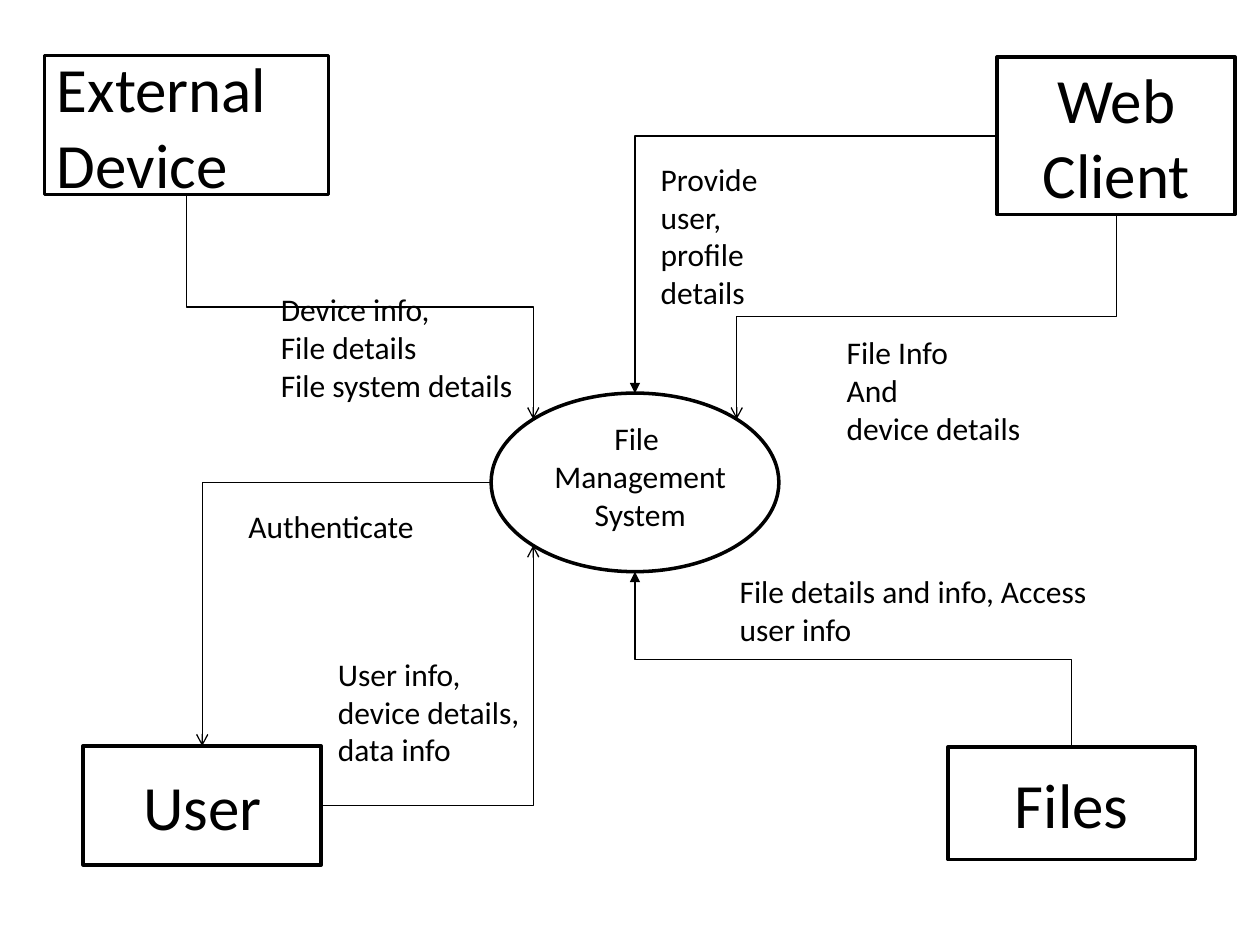
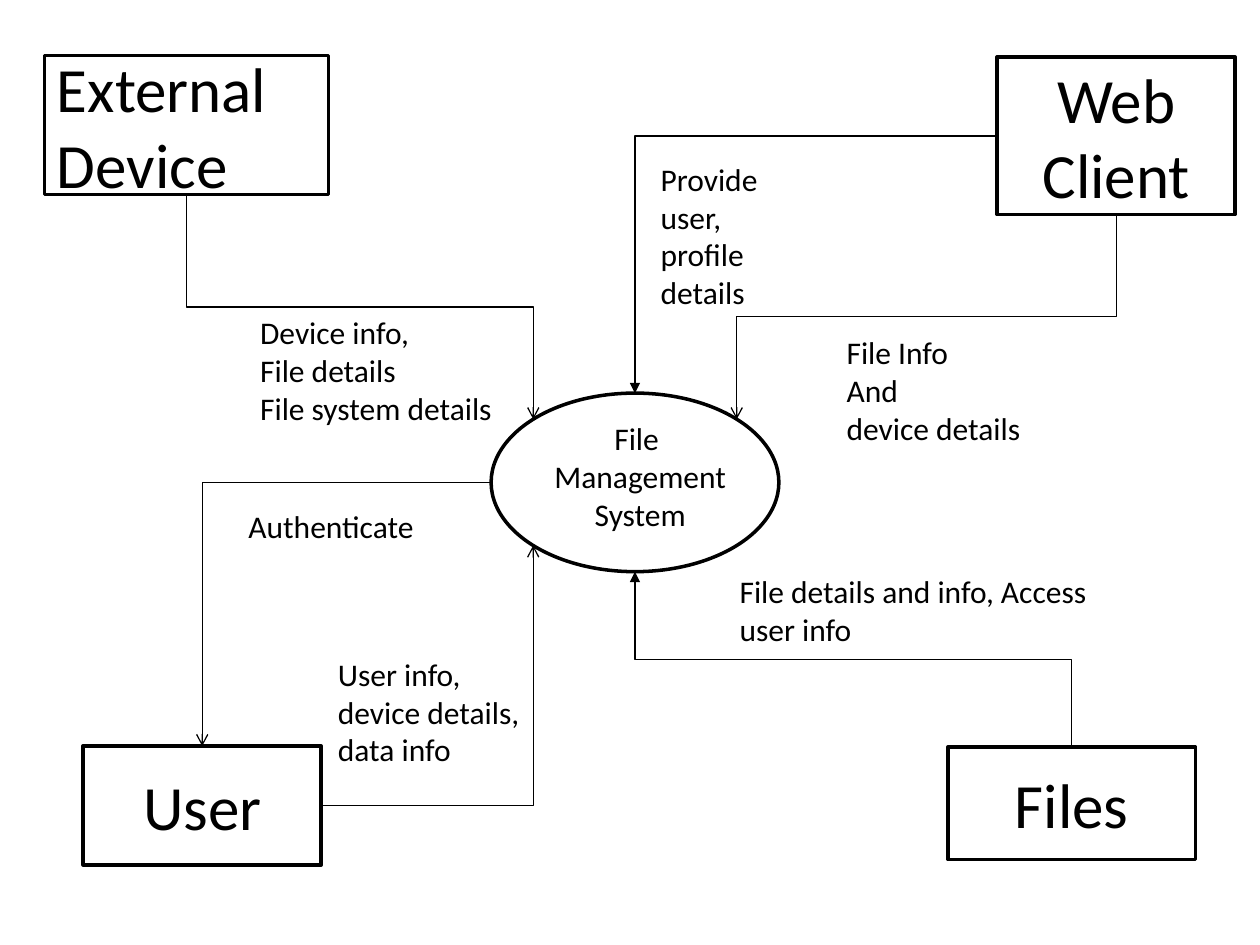
Before and after one commit to sayan801/FileManagementSystem, a slide deck: slide 1 of report/diagrams/DFD_FileManagement.pptx. Drawn at 1260x945 pixels with LibreOffice and Linux fonts; fonts in the diff are those of the drawing. Boxes give left, top, right and bottom in pixels: in the first picture for what was removed or moved away, otherwise in the second. Text is boxed around its words. In the diff, an @@ line names an element or a change of style, - is before the commit and + after.

```diff
--- a/report/diagrams/DFD_FileManagement.pptx
+++ b/report/diagrams/DFD_FileManagement.pptx
@@ text "Device info,": place and size @@
-text "Device info," at (281, 299, 512, 402)
+text "Device info," at (260, 322, 492, 425)
```
Also in this commit, not shown: 3 other slides changed, 1 other file.
